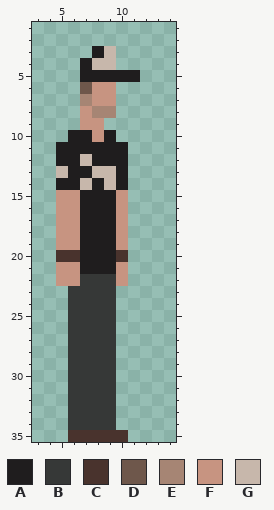
Pixel-art sprite, stored at public/assets/npcJos.png. That is the earlier state.
The file is 19x36 pixels. Colours within 5 levels of each other are drawn and written as one. Shown: x 3..14, y 1..35. The old version is drawn lined up with the new one.
Palette (. is transparent): A #1f1d1e  B #363837  C #49332d  D #6e574b  E #a68574  F #c79481  G #c7b7ab
Pixels before, first column x 5:
 3 ...AG..
 4 ..AGG..
 5 ..AAAAA
 6 ..DFF..
 7 ..EFF..
 8 ..FEE..
 9 ..FF...
10 .AAFA..
11 AAAAAA.
12 AAGAAA.
13 GAAGGA.
14 AAGAGA.
15 FFAAAF.
16 FFAAAF.
17 FFAAAF.
18 FFAAAF.
19 FFAAAF.
20 CCAAAC.
21 FFAAAF.
22 FFBBBF.
23 .BBBB..
24 .BBBB..
25 .BBBB..
26 .BBBB..
27 .BBBB..
28 .BBBB..
29 .BBBB..
30 .BBBB..
31 .BBBB..
32 .BBBB..
33 .BBBB..
34 .BBBB..
35 .CCCCC.
Once edited:
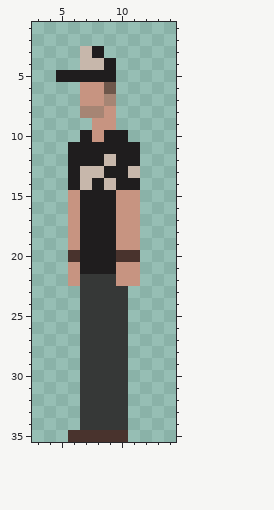
Diff:
whole drawing moved by -2,+0 (the old picture is shown already moved)
Changed rows in their new state; - is an unchanged pixel.
first column x 5:
 3 --G-.--
 4 --G-A--
 5 AA---..
 6 --F-D--
 7 --F-E--
 8 --E-F--
 9 --.-F--
10 -.---A-
11 .-----A
12 .-A-G-A
13 .-G-A-G
14 .-----A
15 .-----F
16 .-----F
17 .-----F
18 .-----F
19 .-----F
20 .-----C
21 .-----F
22 .-----F
23 -.---B-
24 -.---B-
25 -.---B-
26 -.---B-
27 -.---B-
28 -.---B-
29 -.---B-
30 -.---B-
31 -.---B-
32 -.---B-
33 -.---B-
34 -.---B-
Pixel boxes of the changes (left, top, right, bottom) in both pictures:
changed: (56, 46, 140, 430)
